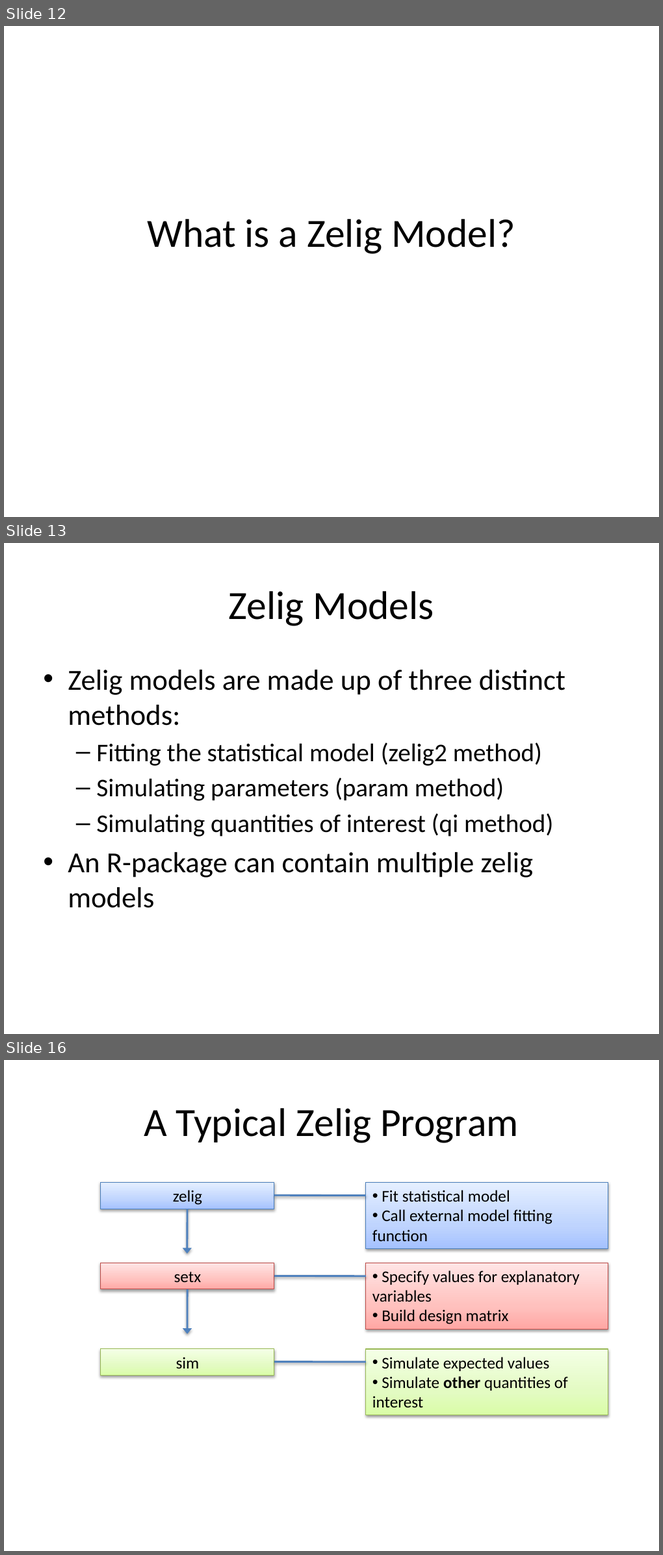
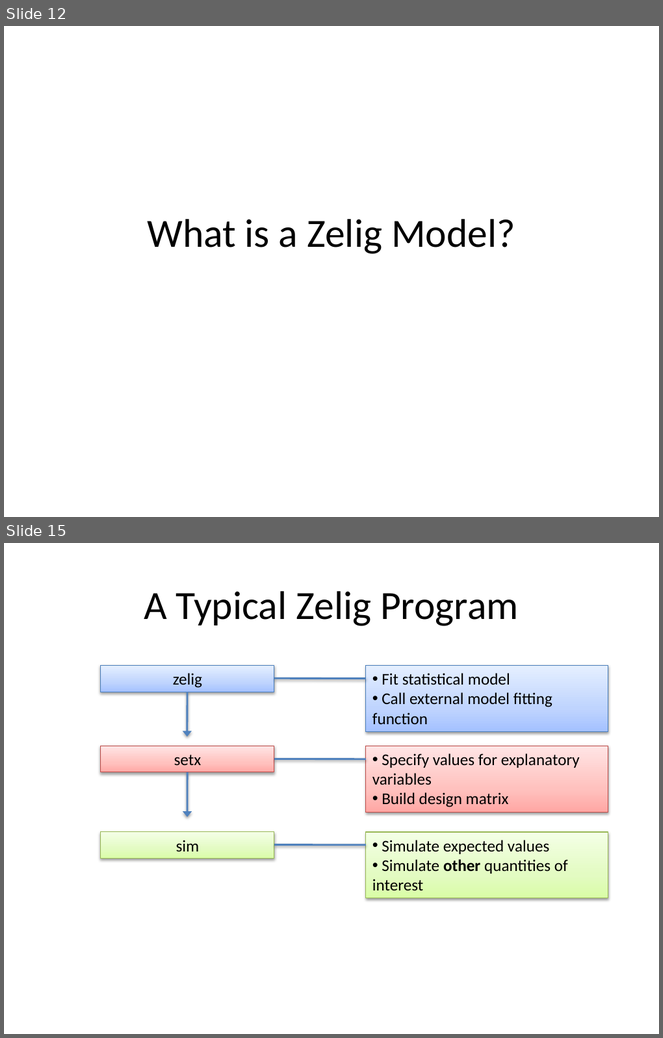
Before and after one commit to IQSS/Zelig4-Documentation, a slide deck: January-Class/Zelig_1_regressions.pptx. Shown one above the other, each under a label of ours: slides 12, 13 and 16 before the commit, slides 12 and 15 after it; the slides between them are not shown. The pictures are 663x1555 and 663x1038 pixels, drawn with LibreOffice and Linux fonts; fonts in the diff are those of the drawing. Boxes give left, top, right and bottom in pixels: in the first picture for what was removed or moved away, otherwise in the second. Text is boxed around its words. In the diff, an @@ line names an element or a change of style, - is before the commit and + after.

```diff
--- a/January-Class/Zelig_1_regressions.pptx
+++ b/January-Class/Zelig_1_regressions.pptx
@@ slide 13 removed at (4,543,659,1034), background #FFFFFF @@
@@ title removed at (229,591,434,626) @@
-Zelig Models
@@ text removed at (68,670,566,908) @@
-• Zelig models are made up of three distinct methods:
-  – Fitting the statistical model (zelig2 method)
-  – Simulating parameters (param method)
-  – Simulating quantities of interest (qi method)
-• An R-package can contain multiple zelig models
@@ what was slide 16 is now slide 15 @@
```
Also in this commit, not shown: 4 slides changed.
